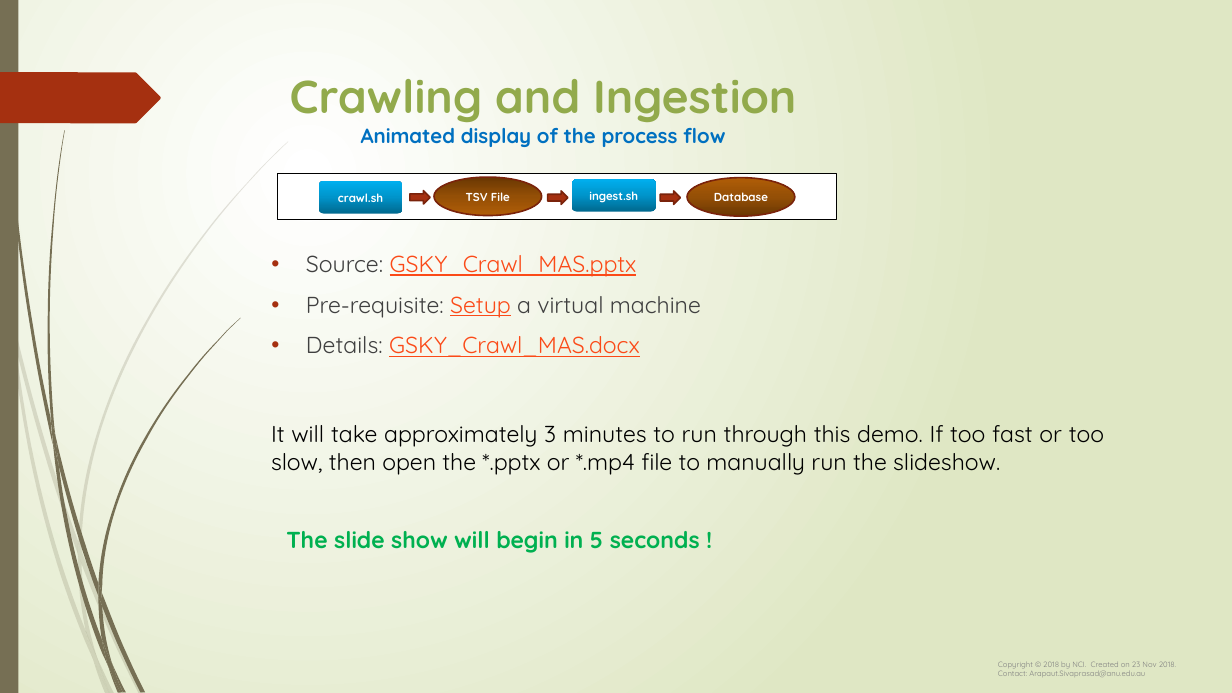
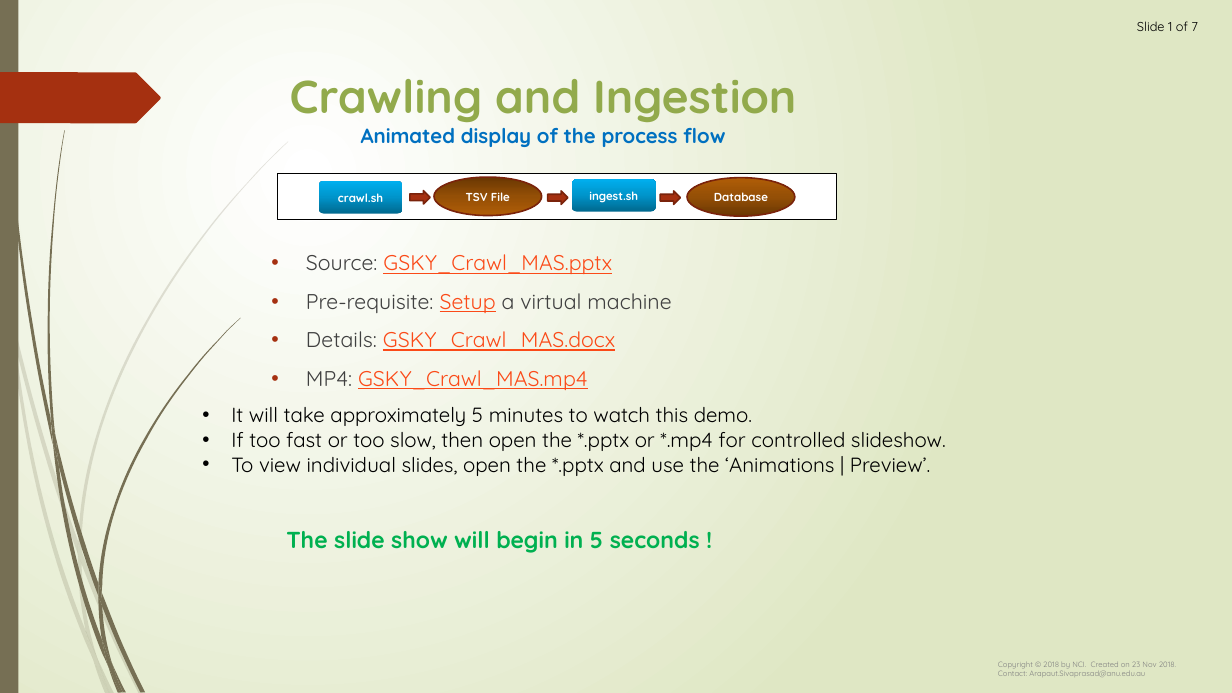
Before and after one commit to nci/gsky, a slide deck: slide 1 of crawl/GSKY_Crawl_MAS.pptx. Drawn at 1232x693 pixels with LibreOffice and Linux fonts; fonts in the diff are those of the drawing; background and template pictures are left out. Boxes give left, top, right and bottom in pixels: in the first picture for what was removed or moved away, otherwise in the second. Text is boxed around its words. In the diff, an @@ line names an element or a change of style, - is before the commit and + after.

```diff
--- a/crawl/GSKY_Crawl_MAS.pptx
+++ b/crawl/GSKY_Crawl_MAS.pptx
@@ text added at <box>1137,21,1198,31</box>, 10 pt, text #000000 @@
+Slide 1 of 7
@@ text at <box>306,254,671,351</box>: size 18 to 16.6 pt in "Source: GSKY_Crawl_MAS.pptx", "Pre-requisite: Setup a virtual machine", "Details: GSKY_Crawl_MAS.docx" @@
@@ text at <box>306,370,588,390</box>: paragraph added @@
+• MP4: GSKY_Crawl_MAS.mp4
@@ text at <box>231,407,946,476</box>: text changed; size 18 to 16 pt @@
-It will take approximately 3 minutes to run through this demo. If too fast or too slow, then open the *.pptx or *.mp4 file to manually run the slideshow.
+• It will take approximately 5 minutes to watch this demo.
+• If too fast or too slow, then open the *.pptx or *.mp4 for controlled slideshow.
+• To view individual slides, open the *.pptx and use the ‘Animations | Preview’.
```
Also in this commit, not shown: 5 other slides changed, 1 slide added, 1 other file.
